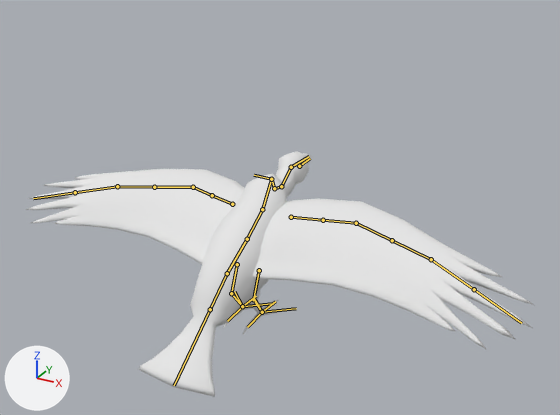
The Blender file Assets/Enemies/Models/Source/vulture.blend: old version first, new version second.
Before and after are seen from a 50 mm lens placed at (2.7, -4.28, 3.36), pointed at (0.01, 0.61, 0.92). The lights are fixed; the arrows at lower left show +X, +Y and +Z. The bones that bend it are drawn over the model as lines.

The first picture shows 'raven_mesh'.
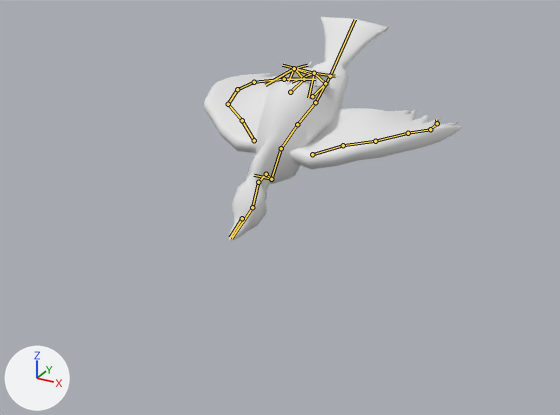
The newer file adds an action. The first version stands in its rest pose; the second is drawn at frame 0 of the action 'strike'.

What the commit changed:
Bone 'Bone' (bone_bone) turns from (0, 0, 0) to (-155, 0, 0) degrees about its own x, y and z.
Bone 'Bone.001' (bone_bone_001) turns from (0, 0, 0) to (177, -2, -3) degrees about its own x, y and z.
Bone 'Bone.002' (bone_bone_002) turns from (0, 0, 0) to (10, 0, 0) degrees about its own x, y and z.
Bone 'Bone.003' (bone_bone_003) turns from (0, 0, 0) to (4, 0, 0) degrees about its own x, y and z.
Bone 'Bone.004' (bone_bone_004) turns from (0, 0, 0) to (-9, 0, 0) degrees about its own x, y and z.
Bone 'Bone.005' (bone_bone_005) turns from (0, 0, 0) to (-8, 0, 0) degrees about its own x, y and z.
Bone 'leg.R' (bone_leg_r) turns from (0, 0, 0) to (-33, 7, 24) degrees about its own x, y and z.
Bone 'leg.001.R' (bone_leg_001_r) turns from (0, 0, 0) to (78, -11, -33) degrees about its own x, y and z.
Bone 'toe.003.R' (bone_toe_003_r) moves from (0.0, 0.0, 0.0) to (0.004, -0.017, -0.013).
Bone 'toe.003.R' (bone_toe_003_r) turns from (0, 0, 0) to (30, -5, 10) degrees about its own x, y and z.
Bone 'leg.L' (bone_leg_l) turns from (0, 0, 0) to (-33, -7, -24) degrees about its own x, y and z.
Bone 'leg.001.L' (bone_leg_001_l) turns from (0, 0, 0) to (74, 8, 23) degrees about its own x, y and z.
Bone 'toe.003.L' (bone_toe_003_l) moves from (0.0, 0.0, 0.0) to (-0.004, 0.018, 0.012).
Bone 'toe.003.L' (bone_toe_003_l) turns from (0, 0, 0) to (30, -4, 11) degrees about its own x, y and z.
Bone 'Bone.001_L' (bone_bone_001_l) turns from (0, 0, 0) to (-20, -9, -42) degrees about its own x, y and z.
Bone 'Bone.001_L.003' (bone_bone_001_l_003) turns from (0, 0, 0) to (7, -7, 4) degrees about its own x, y and z.
Bone 'Bone.001_L.001' (bone_bone_001_l_001) turns from (0, 0, 0) to (7, -2, -12) degrees about its own x, y and z.
Bone 'Bone.001_L.004' (bone_bone_001_l_004) turns from (0, 0, 0) to (4, -2, -15) degrees about its own x, y and z.
Bone 'Bone.001_L.002' (bone_bone_001_l_002) turns from (0, 0, 0) to (0, 0, -15) degrees about its own x, y and z.
Bone 'Bone.001_L.005' (bone_bone_001_l_005) turns from (0, 0, 0) to (0, 0, -8) degrees about its own x, y and z.
Bone 'Bone.001_R' (bone_bone_001_r) turns from (0, 0, 0) to (-21, 4, 49) degrees about its own x, y and z.
Bone 'Bone.001_R.003' (bone_bone_001_r_003) turns from (0, 0, 0) to (7, 7, -4) degrees about its own x, y and z.
Bone 'Bone.001_R.001' (bone_bone_001_r_001) turns from (0, 0, 0) to (7, 2, 12) degrees about its own x, y and z.
Bone 'Bone.001_R.004' (bone_bone_001_r_004) turns from (0, 0, 0) to (4, 2, 15) degrees about its own x, y and z.
Bone 'Bone.001_R.002' (bone_bone_001_r_002) turns from (0, 0, 0) to (0, 0, 15) degrees about its own x, y and z.
Bone 'Bone.001_R.005' (bone_bone_001_r_005) turns from (0, 0, 0) to (0, 0, 8) degrees about its own x, y and z.

Pixel boxes [x1, y1, x2, y2] of what changed, in the pictures (560 x 415 px):
'raven_mesh', posed (49% narrower, 9% shorter)
    before: [26, 151, 534, 397]
    after: [204, 17, 462, 240]
bone 'Bone', root to tip
    before: (271, 179) to (274, 188)
    after: (271, 179) to (266, 174)
bone 'Bone.001', root to tip
    before: (271, 179) to (262, 209)
    after: (271, 179) to (281, 148)
bone 'Bone.002', root to tip
    before: (262, 209) to (247, 239)
    after: (281, 148) to (297, 124)
bone 'Bone.003', root to tip
    before: (247, 239) to (227, 273)
    after: (297, 124) to (315, 102)
bone 'Bone.004', root to tip
    before: (227, 273) to (210, 309)
    after: (315, 102) to (330, 76)
bone 'Bone.005', root to tip
    before: (210, 309) to (174, 385)
    after: (330, 76) to (355, 19)
bone 'leg.R', root to tip
    before: (259, 270) to (253, 299)
    after: (312, 96) to (325, 83)
bone 'leg.001.R', root to tip
    before: (253, 299) to (262, 312)
    after: (325, 83) to (314, 73)
bone 'toe.003.R', root to tip
    before: (262, 312) to (247, 327)
    after: (314, 73) to (335, 76)
bone 'leg.L', root to tip
    before: (237, 264) to (231, 293)
    after: (290, 92) to (304, 79)
bone 'leg.001.L', root to tip
    before: (231, 293) to (242, 306)
    after: (304, 79) to (294, 68)
bone 'toe.003.L', root to tip
    before: (242, 306) to (227, 321)
    after: (294, 68) to (307, 65)
bone 'Bone.001_L', root to tip
    before: (291, 217) to (323, 220)
    after: (312, 154) to (343, 145)
bone 'Bone.001_L.003', root to tip
    before: (323, 220) to (356, 223)
    after: (343, 145) to (375, 141)
bone 'Bone.001_L.001', root to tip
    before: (356, 223) to (392, 240)
    after: (375, 141) to (408, 133)
bone 'Bone.001_L.004', root to tip
    before: (392, 240) to (431, 259)
    after: (408, 133) to (430, 129)
bone 'Bone.001_L.002', root to tip
    before: (431, 259) to (474, 289)
    after: (430, 129) to (437, 123)
bone 'Bone.001_L.005', root to tip
    before: (474, 289) to (521, 323)
    after: (437, 123) to (436, 119)
bone 'Bone.001_R', root to tip
    before: (232, 204) to (212, 195)
    after: (254, 140) to (242, 120)
bone 'Bone.001_R.003', root to tip
    before: (212, 195) to (193, 187)
    after: (242, 120) to (228, 104)
bone 'Bone.001_R.001', root to tip
    before: (193, 187) to (154, 187)
    after: (228, 104) to (237, 89)
bone 'Bone.001_R.004', root to tip
    before: (154, 187) to (117, 186)
    after: (237, 89) to (254, 82)
bone 'Bone.001_R.002', root to tip
    before: (117, 186) to (75, 192)
    after: (254, 82) to (284, 79)
bone 'Bone.001_R.005', root to tip
    before: (75, 192) to (33, 198)
    after: (284, 79) to (315, 79)
